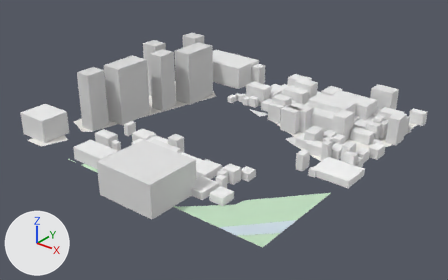
Renders of the glTF model white-model-six-districts/chunks/130_101_mid.glb from each side of a commit.
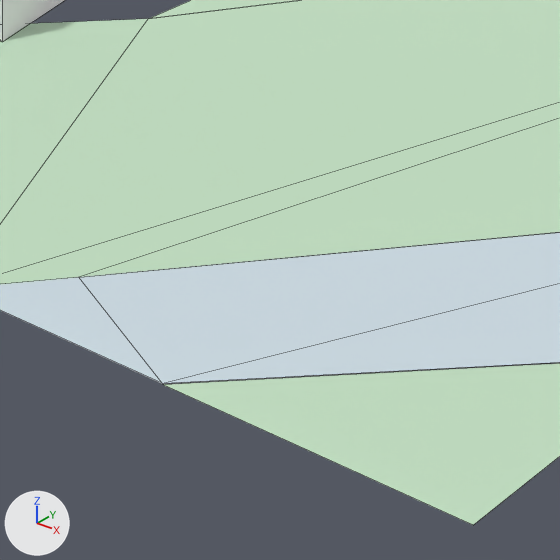
There are two pictures of each version: one whole from a 50 mm camera at (5872.0, -544.0, 465.0) aimed at (5265.0, 214.0, -5.0), one close up on the part from 50% to 60% of the width and 72% to 89% of the height. Arrows for +X, +Y and +Z are at lower left; the lights stay in place. The last two pictures show the newer version. The close-ups show mesh edges as thin lines. Vertices at exactly the same position are counted once.
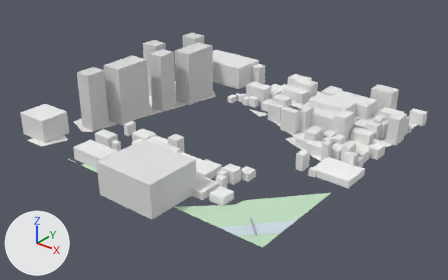
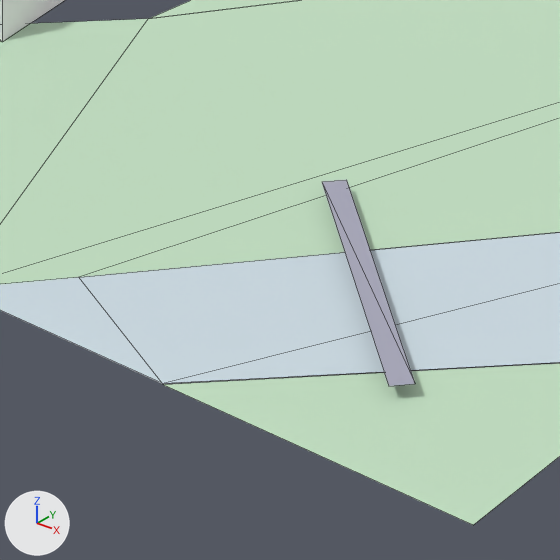
Location of each change, (x1, y1, x2, y2) in pixels of the close-ups (560 x 560 px):
part 1 of me_mesh_0, added: after (322, 180, 415, 386)

Edits to the bpy script that builds the scene:
```text
Change me_mesh_0:
    used by ob_mesh_0; location = (0.0, 0.0, 0.0)
    verts and faces of me_mesh_0; kept vertices keep their numbers, new ones are numbered from 760
    remove me_mesh_0.from_pydata(...)  # 760 vertices, 915 faces; spans x 4973.0..5513.0, y -42.0..503.0, z -7.0..104.0
    add me_mesh_0.from_pydata(...)  # 764 vertices, 917 faces; spans x 4973.0..5513.0, y -42.0..503.0, z -7.0..104.0
    me_mesh_0 part 1
    add verts[760] = (5448.0, 42.0, -4.0)  # pixel (321, 181)
    add verts[761] = (5479.0, 13.0, -4.0)  # pixel (388, 386)
    add verts[762] = (5481.0, 15.0, -4.0)  # pixel (415, 383)
    add verts[763] = (5450.0, 44.0, -4.0)  # pixel (346, 179)
    add faces += [(760, 761, 762), (760, 762, 763)]
```
